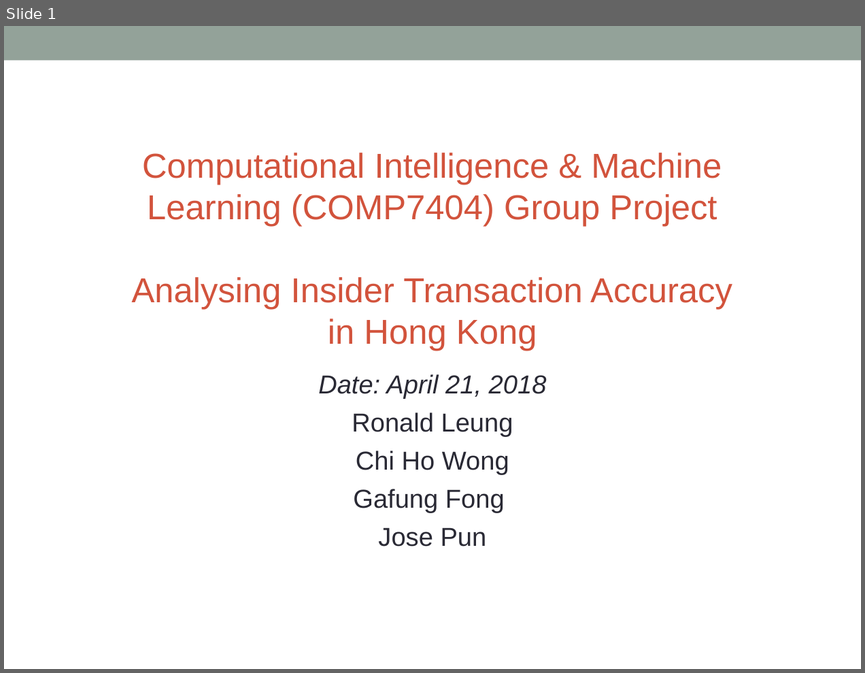
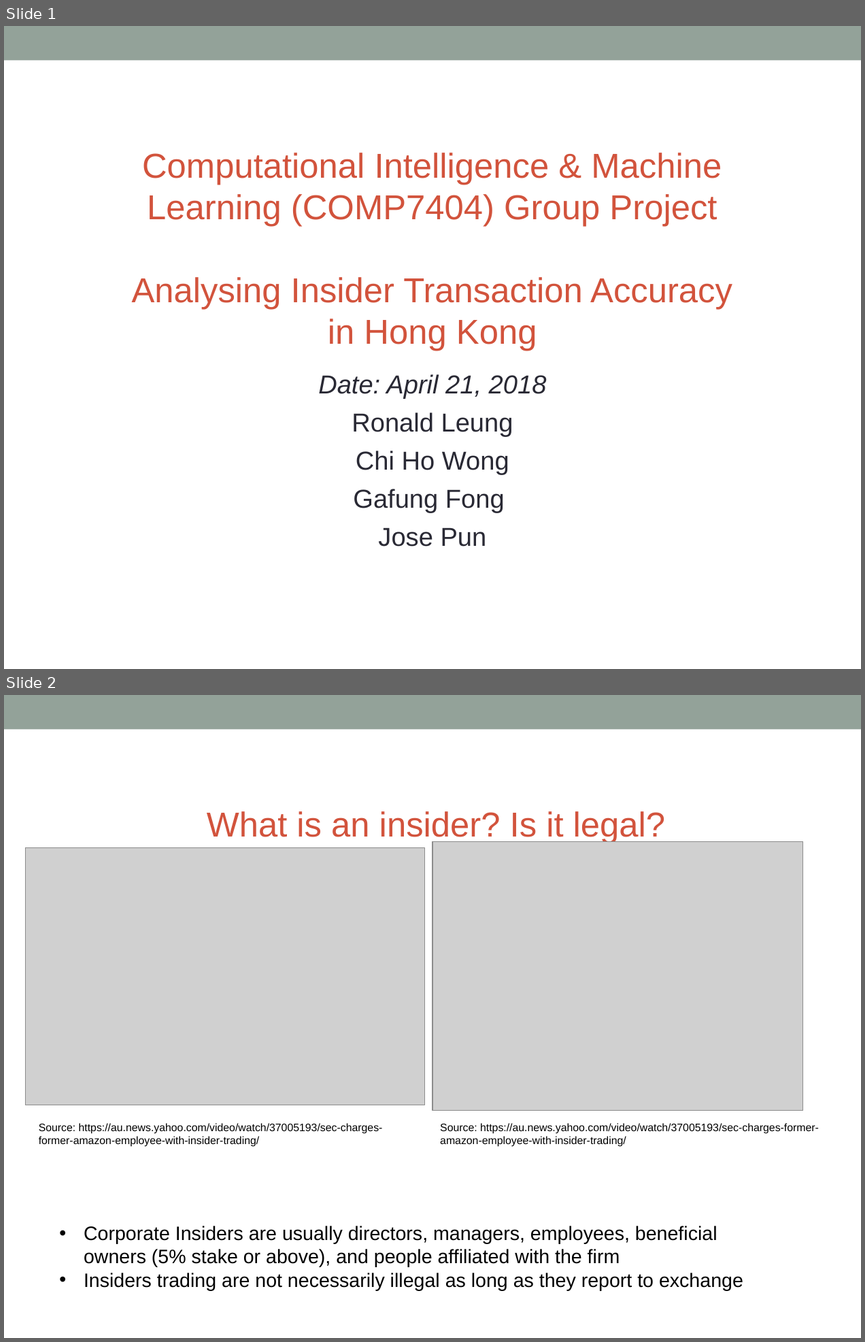
Before and after one commit to gafung/CIML, a slide deck: Presentation/CIML presentation (Apr 18).ppt. Shown one above the other, each under a label of ours: slide 1 before the commit, slides 1 and 2 after it. The pictures are 865x673 and 865x1342 pixels, drawn with LibreOffice and Linux fonts; fonts in the diff are those of the drawing; grey boxes stand for pictures. Boxes give left, top, right and bottom in pixels: in the first picture for what was removed or moved away, otherwise in the second. Text is boxed around its words. In the diff, an @@ line names an element or a change of style, - is before the commit and + after.

```diff
--- a/Presentation/CIML presentation (Apr 18).ppt
+++ b/Presentation/CIML presentation (Apr 18).ppt
@@ slide 2 added at (x1=4, y1=695, x2=861, y2=1338), background #FFFFFF; not listed: 1 template element that a slide beside it also shows @@
@@ title added at (x1=207, y1=811, x2=666, y2=843), 32 pt, text #D2533C @@
+What is an insider? Is it legal?
@@ picture added at (x1=25, y1=848, x2=425, y2=1106) @@
@@ picture added at (x1=432, y1=841, x2=803, y2=1110) @@
@@ text added at (x1=39, y1=1123, x2=383, y2=1147), 10 pt, text #000000 @@
+Source: https://au.news.yahoo.com/video/watch/37005193/sec-charges-former-amazon-employee-with-insider-trading/
@@ text added at (x1=440, y1=1123, x2=819, y2=1147), 10 pt, text #000000 @@
+Source: https://au.news.yahoo.com/video/watch/37005193/sec-charges-former-amazon-employee-with-insider-trading/
@@ text added at (x1=84, y1=1225, x2=743, y2=1290), 18 pt, text #000000 @@
+• Corporate Insiders are usually directors, managers, employees, beneficial owners (5% stake or above), and people affiliated with the firm
+• Insiders trading are not necessarily illegal as long as they report to exchange
```
Also in this commit, not shown: 2 other slides added, 1 slide removed.
